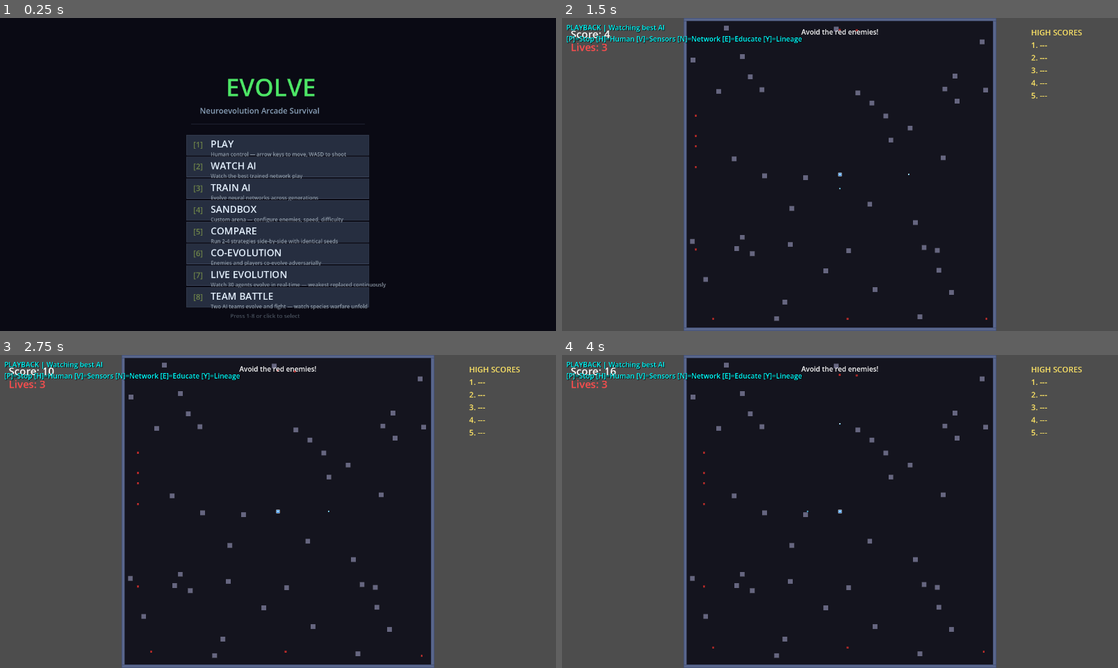
Above: before the commit, frames 1-4 (two rows, left to right).
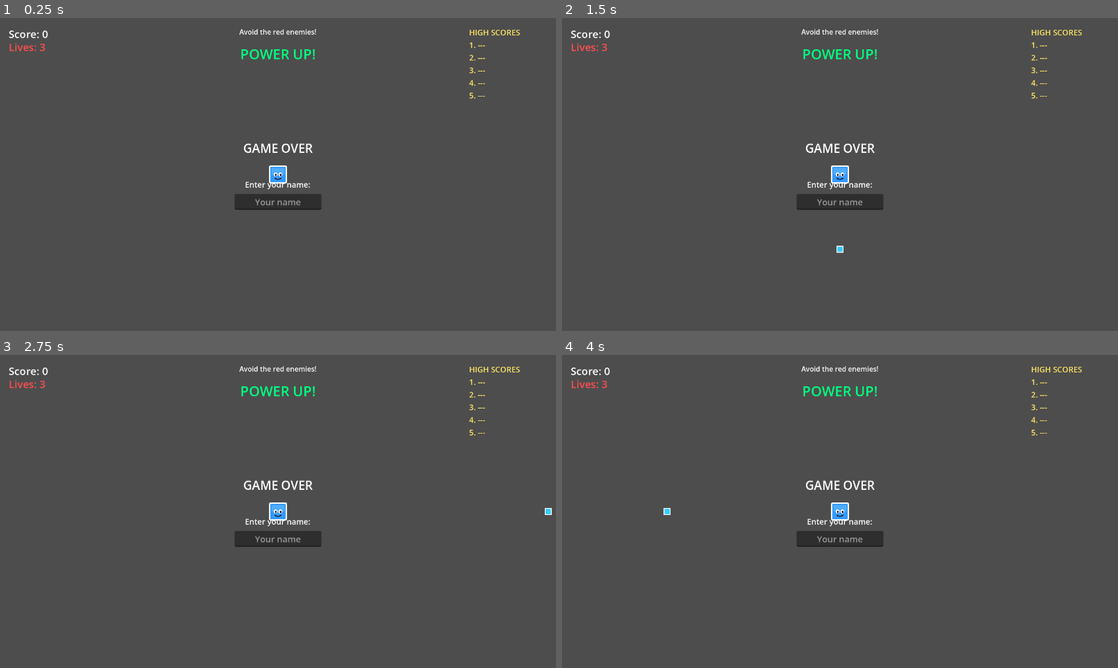
Above: after the commit, the same moments.

Repository: aryavolkan/evolve
Game: Godot game, scene res://main.tscn
The game is run twice, just before and just after one commit, with the same random seed, the same clock (stepped at 60 frames per second) and the same inputs.
Inputs (mouse positions are in pixels of both pictures, inside the frame that each line leads up to):
- Up to frame 1 (0.25 s): no input
- Up to frame 2 (1.5 s): tap Enter (ui_accept) at 0.5, 0.6, 0.77, 1.07, 1.25 s; hold D (shoot_right) 0.53-1.28 s; click (840, 174) at 0.67 s; move the mouse to (728, 190) at 1.27 s; hold S (shoot_down) from 1.28 s (still down); tap 0 at 1.35 s
- Up to frame 3 (2.75 s): tap Enter (ui_accept) at 1.52, 1.55, 1.82, 2.3 s; move the mouse to (333, 442) at 2.02 s; release S (shoot_down) at 2.03 s; hold D (shoot_right) from 2.03 s (still down); tap 1 at 2.1 s
- Up to frame 4 (4 s): move the mouse to (812, 574) at 2.77 s; release D (shoot_right) at 2.78 s; hold W (shoot_up) 2.78-3.53 s; tap 2 at 2.85 s; click (812, 574) at 2.92 s; tap Enter (ui_accept) at 3.02, 3.05, 3.32, 3.77, 3.8 s; move the mouse to (1006, 558) at 3.52 s; hold A (shoot_left) from 3.53 s (still down); tap 3 at 3.6 s

The runs differ from the first frame. In frame 1, 99% of the frame differs, in the area x 0-100%, y 0-100%; in frame 2, 56%; in frame 3, 57%; in frame 4, 57%.
Error after the commit: Parse Error: Function "submit_high_score()" not found in base self. (res://main.gd:542)

Commit message:
fix: correct submit_high_score function name (no underscore on this branch)

Diff:
--- a/main.gd
+++ b/main.gd
@@ -539,7 +539,7 @@
 			return
 		if entering_name:
 			if Input.is_action_just_pressed("ui_accept") and name_entry.text.strip_edges() != "":
-				_submit_high_score(name_entry.text.strip_edges())
+				submit_high_score(name_entry.text.strip_edges())
 		else:
 			if Input.is_action_just_pressed("ui_accept"):
 				get_tree().reload_current_scene()
